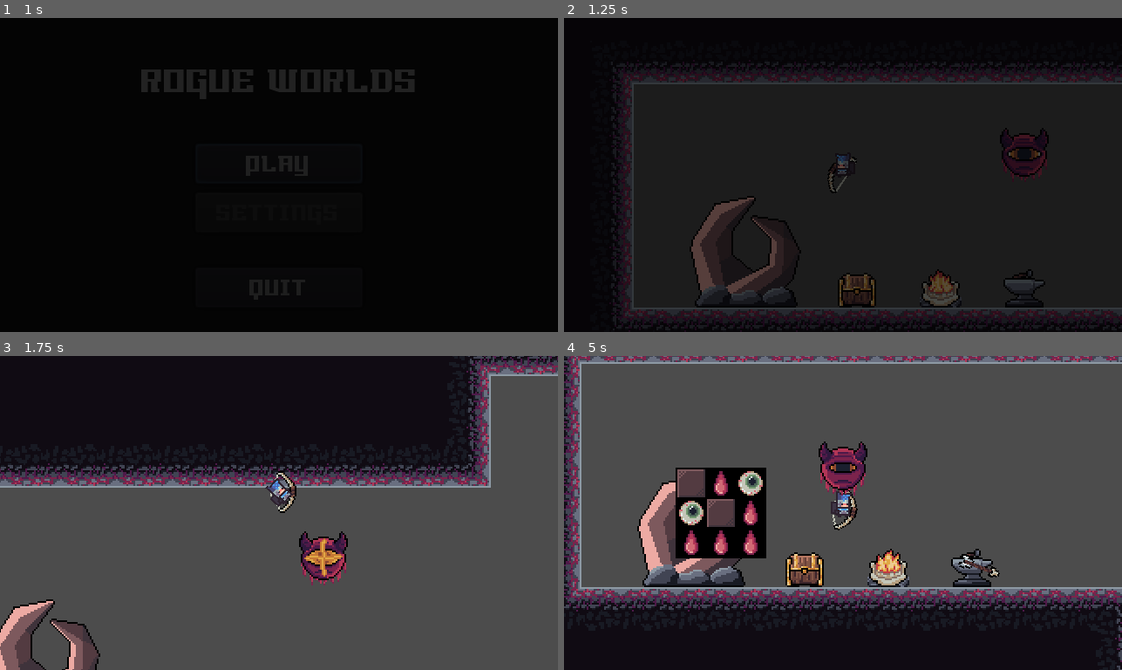
Above: before the commit, frames 1-4 (two rows, left to right).
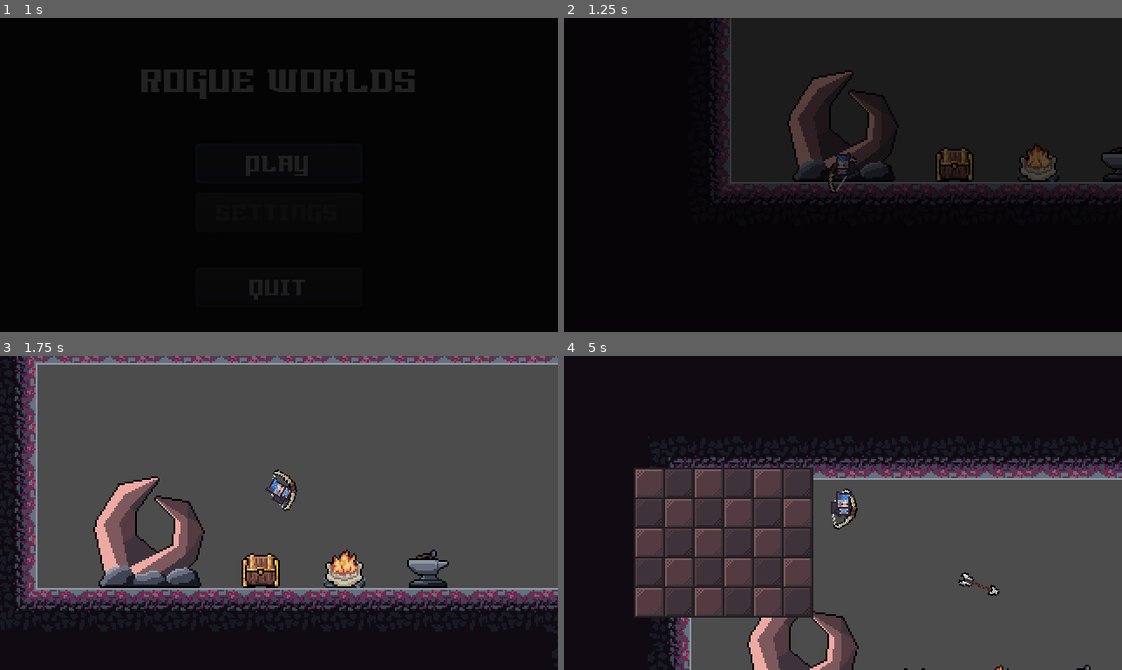
Above: after the commit, the same moments.

Repository: Riudin/Rogue-Worlds
Game: Godot game, scene res://MainScenes/Menu.tscn
Two runs of this game, one before a commit and one after it. Both use one fixed random seed, a clock stepped at 60 frames per second and the inputs below.
Inputs (mouse positions are in pixels of both pictures, inside the frame that each line leads up to):
- Up to frame 1 (1 s): click "PLAY" at 0.5 s
- Up to frame 2 (1.25 s): no input
- Up to frame 3 (1.75 s): move the mouse to (401, 497) at 1.27 s; press the mouse at (401, 497) at 1.28 s; hold E (dash_right) from 1.28 s (still down); tap Space (jump) at 1.52 s
- Up to frame 4 (5 s): move the mouse to (731, 528) at 2.02 s; release the mouse at (731, 528) at 2.03 s; click (731, 528) at 2.1 s; tap Space (jump) at 2.27, 3.77, 4.52 s; move the mouse to (898, 443) at 2.77 s; release E (dash_right) at 2.78 s; press the mouse at (898, 443) at 2.78 s; hold Q (dash_left) 2.78-3.53 s; move the mouse to (815, 575) at 3.52 s; release the mouse at (815, 575) at 3.53 s; hold E (dash_right) from 3.53 s (still down); click (815, 575) at 3.6 s; move the mouse to (1010, 560) at 4.27 s; press the mouse at (1010, 560) at 4.28 s; tap Tab (open_inventory) at 4.9 s

Frame 1 is identical in both runs. In frame 2, 11% of the frame differs, in the area x 10-100%, y 0-97%; in frame 3, 66%; in frame 4, 72%, in the area x 0-100%, y 0-100%.

Commit message:
Inventory working as intended
you can stack, fill stacks, full stacks won't move, swap items and so on. next step is picking up items and letting them go again

Diff:
--- /dev/null
+++ b/Godot Project/Autoload/Events.gd
@@ -0,0 +1,8 @@
+extends Node
+
+
+### Ingame Signals
+
+
+### UI Signals
+signal inventory_changed(state)
--- a/Godot Project/Enemies/Enemy.gd
+++ b/Godot Project/Enemies/Enemy.gd
@@ -206,8 +206,8 @@
 
 
 func accelerate_to_point(point, delta):
-	var direction = global_position.direction_to(point)
-	velocity = velocity.move_toward(direction * RUN_SPEED, ACCELERATION * delta)
+	var dir = global_position.direction_to(point)
+	velocity = velocity.move_toward(dir * RUN_SPEED, ACCELERATION * delta)
 	if velocity.x > 0:
 		facing_right = true
 	elif velocity.x < 0:
--- a/Godot Project/Inventory/Inventory.gd
+++ b/Godot Project/Inventory/Inventory.gd
@@ -6,7 +6,11 @@
 var drag_data = null
 
 export(Array, Resource) var items = [
-	null, null, null, null, null, null, null, null, null
+	null, null, null, null, null, null,
+	null, null, null, null, null, null,
+	null, null, null, null, null, null,
+	null, null, null, null, null, null,
+	null, null, null, null, null, null
 ]
 
 func set_item(item_index, item):
--- a/Godot Project/Inventory/Inventory.tres
+++ b/Godot Project/Inventory/Inventory.tres
@@ -1,9 +1,7 @@
-[gd_resource type="Resource" load_steps=4 format=2]
+[gd_resource type="Resource" load_steps=2 format=2]
 
 [ext_resource path="res://Inventory/Inventory.gd" type="Script" id=1]
-[ext_resource path="res://Items/Blood.tres" type="Resource" id=2]
-[ext_resource path="res://Items/Eye.tres" type="Resource" id=3]
 
 [resource]
 script = ExtResource( 1 )
-items = [ null, ExtResource( 2 ), ExtResource( 3 ), ExtResource( 3 ), null, ExtResource( 2 ), ExtResource( 2 ), ExtResource( 2 ), ExtResource( 2 ) ]
+items = [ null, null, null, null, null, null, null, null, null, null, null, null, null, null, null, null, null, null, null, null, null, null, null, null, null, null, null, null, null, null ]
--- a/Godot Project/Inventory/InventoryContainer.tscn
+++ b/Godot Project/Inventory/InventoryContainer.tscn
@@ -1,21 +1,232 @@
-[gd_scene load_steps=2 format=2]
+[gd_scene load_steps=4 format=2]
 
 [ext_resource path="res://Inventory/InventoryDisplay.tscn" type="PackedScene" id=1]
+[ext_resource path="res://Inventory/Assets/inventory_slot_a_bg.png" type="Texture" id=2]
+[ext_resource path="res://Inventory/Assets/inventory_slot_b_bg.png" type="Texture" id=3]
 
 [node name="InventoryContainer" type="ColorRect"]
-margin_right = 52.0
-margin_bottom = 52.0
-color = Color( 0, 0, 0, 1 )
+margin_right = 103.0
+margin_bottom = 86.0
+rect_min_size = Vector2( 103, 86 )
+color = Color( 0.121569, 0.121569, 0.121569, 1 )
 
 [node name="CenterContainer" type="CenterContainer" parent="."]
 anchor_right = 1.0
 anchor_bottom = 1.0
 mouse_filter = 2
+
+[node name="InventoryBG" type="GridContainer" parent="CenterContainer"]
+margin_left = 1.0
+margin_top = 1.0
+margin_right = 102.0
+margin_bottom = 85.0
+custom_constants/vseparation = 1
+custom_constants/hseparation = 1
+columns = 6
+
+[node name="TextureRect" type="TextureRect" parent="CenterContainer/InventoryBG"]
+margin_right = 16.0
+margin_bottom = 16.0
+texture = ExtResource( 2 )
+
+[node name="TextureRect2" type="TextureRect" parent="CenterContainer/InventoryBG"]
+margin_left = 17.0
+margin_right = 33.0
+margin_bottom = 16.0
+texture = ExtResource( 3 )
+
+[node name="TextureRect3" type="TextureRect" parent="CenterContainer/InventoryBG"]
+margin_left = 34.0
+margin_right = 50.0
+margin_bottom = 16.0
+texture = ExtResource( 2 )
+
+[node name="TextureRect4" type="TextureRect" parent="CenterContainer/InventoryBG"]
+margin_left = 51.0
+margin_right = 67.0
+margin_bottom = 16.0
+texture = ExtResource( 3 )
+
+[node name="TextureRect5" type="TextureRect" parent="CenterContainer/InventoryBG"]
+margin_left = 68.0
+margin_right = 84.0
+margin_bottom = 16.0
+texture = ExtResource( 2 )
+
+[node name="TextureRect6" type="TextureRect" parent="CenterContainer/InventoryBG"]
+margin_left = 85.0
+margin_right = 101.0
+margin_bottom = 16.0
+texture = ExtResource( 3 )
+
+[node name="TextureRect7" type="TextureRect" parent="CenterContainer/InventoryBG"]
+margin_top = 17.0
+margin_right = 16.0
+margin_bottom = 33.0
+texture = ExtResource( 3 )
+
+[node name="TextureRect8" type="TextureRect" parent="CenterContainer/InventoryBG"]
+margin_left = 17.0
+margin_top = 17.0
+margin_right = 33.0
+margin_bottom = 33.0
+texture = ExtResource( 2 )
+
+[node name="TextureRect9" type="TextureRect" parent="CenterContainer/InventoryBG"]
+margin_left = 34.0
+margin_top = 17.0
+margin_right = 50.0
+margin_bottom = 33.0
+texture = ExtResource( 3 )
+
+[node name="TextureRect10" type="TextureRect" parent="CenterContainer/InventoryBG"]
+margin_left = 51.0
+margin_top = 17.0
+margin_right = 67.0
+margin_bottom = 33.0
+texture = ExtResource( 2 )
+
+[node name="TextureRect11" type="TextureRect" parent="CenterContainer/InventoryBG"]
+margin_left = 68.0
+margin_top = 17.0
+margin_right = 84.0
+margin_bottom = 33.0
+texture = ExtResource( 3 )
+
+[node name="TextureRect12" type="TextureRect" parent="CenterContainer/InventoryBG"]
+margin_left = 85.0
+margin_top = 17.0
+margin_right = 101.0
+margin_bottom = 33.0
+texture = ExtResource( 2 )
+
+[node name="TextureRect13" type="TextureRect" parent="CenterContainer/InventoryBG"]
+margin_top = 34.0
+margin_right = 16.0
+margin_bottom = 50.0
+texture = ExtResource( 2 )
+
+[node name="TextureRect14" type="TextureRect" parent="CenterContainer/InventoryBG"]
+margin_left = 17.0
+margin_top = 34.0
+margin_right = 33.0
+margin_bottom = 50.0
+texture = ExtResource( 3 )
+
+[node name="TextureRect15" type="TextureRect" parent="CenterContainer/InventoryBG"]
+margin_left = 34.0
+margin_top = 34.0
+margin_right = 50.0
+margin_bottom = 50.0
+texture = ExtResource( 2 )
+
+[node name="TextureRect16" type="TextureRect" parent="CenterContainer/InventoryBG"]
+margin_left = 51.0
+margin_top = 34.0
+margin_right = 67.0
+margin_bottom = 50.0
+texture = ExtResource( 3 )
+
+[node name="TextureRect17" type="TextureRect" parent="CenterContainer/InventoryBG"]
+margin_left = 68.0
+margin_top = 34.0
+margin_right = 84.0
+margin_bottom = 50.0
+texture = ExtResource( 2 )
+
+[node name="TextureRect18" type="TextureRect" parent="CenterContainer/InventoryBG"]
+margin_left = 85.0
+margin_top = 34.0
+margin_right = 101.0
+margin_bottom = 50.0
+texture = ExtResource( 3 )
+
+[node name="TextureRect19" type="TextureRect" parent="CenterContainer/InventoryBG"]
+margin_top = 51.0
+margin_right = 16.0
+margin_bottom = 67.0
+texture = ExtResource( 3 )
+
+[node name="TextureRect20" type="TextureRect" parent="CenterContainer/InventoryBG"]
+margin_left = 17.0
+margin_top = 51.0
+margin_right = 33.0
+margin_bottom = 67.0
+texture = ExtResource( 2 )
+
+[node name="TextureRect21" type="TextureRect" parent="CenterContainer/InventoryBG"]
+margin_left = 34.0
+margin_top = 51.0
+margin_right = 50.0
+margin_bottom = 67.0
+texture = ExtResource( 3 )
+
+[node name="TextureRect22" type="TextureRect" parent="CenterContainer/InventoryBG"]
+margin_left = 51.0
+margin_top = 51.0
+margin_right = 67.0
+margin_bottom = 67.0
+texture = ExtResource( 2 )
+
+[node name="TextureRect23" type="TextureRect" parent="CenterContainer/InventoryBG"]
+margin_left = 68.0
+margin_top = 51.0
+margin_right = 84.0
+margin_bottom = 67.0
+texture = ExtResource( 3 )
+
+[node name="TextureRect24" type="TextureRect" parent="CenterContainer/InventoryBG"]
+margin_left = 85.0
+margin_top = 51.0
+margin_right = 101.0
+margin_bottom = 67.0
+texture = ExtResource( 2 )
+
+[node name="TextureRect25" type="TextureRect" parent="CenterContainer/InventoryBG"]
+margin_top = 68.0
+margin_right = 16.0
+margin_bottom = 84.0
+texture = ExtResource( 2 )
+
+[node name="TextureRect26" type="TextureRect" parent="CenterContainer/InventoryBG"]
+margin_left = 17.0
+margin_top = 68.0
+margin_right = 33.0
+margin_bottom = 84.0
+texture = ExtResource( 3 )
+
+[node name="TextureRect27" type="TextureRect" parent="CenterContainer/InventoryBG"]
+margin_left = 34.0
+margin_top = 68.0
+margin_right = 50.0
+margin_bottom = 84.0
+texture = ExtResource( 2 )
+
+[node name="TextureRect28" type="TextureRect" parent="CenterContainer/InventoryBG"]
+margin_left = 51.0
+margin_top = 68.0
+margin_right = 67.0
+margin_bottom = 84.0
+texture = ExtResource( 3 )
+
+[node name="TextureRect29" type="TextureRect" parent="CenterContainer/InventoryBG"]
+margin_left = 68.0
+margin_top = 68.0
+margin_right = 84.0
+margin_bottom = 84.0
+texture = ExtResource( 2 )
+
+[node name="TextureRect30" type="TextureRect" parent="CenterContainer/InventoryBG"]
+margin_left = 85.0
+margin_top = 68.0
+margin_right = 101.0
+margin_bottom = 84.0
+texture = ExtResource( 3 )
 
 [node name="InventoryDisplay" parent="CenterContainer" instance=ExtResource( 1 )]
 anchor_right = 0.0
 anchor_bottom = 0.0
 margin_left = 1.0
 margin_top = 1.0
-margin_right = 51.0
-margin_bottom = 51.0
+margin_right = 102.0
+margin_bottom = 85.0
--- a/Godot Project/Inventory/InventoryDisplay.tscn
+++ b/Godot Project/Inventory/InventoryDisplay.tscn
@@ -8,71 +8,234 @@
 anchor_bottom = 1.0
 custom_constants/vseparation = 1
 custom_constants/hseparation = 1
-columns = 3
+columns = 6
 script = ExtResource( 2 )
 
 [node name="InventorySlotDisplay" parent="." instance=ExtResource( 1 )]
 anchor_right = 0.0
 anchor_bottom = 0.0
-margin_right = 106.0
-margin_bottom = 60.0
+margin_right = 53.0
+margin_bottom = 36.0
 
 [node name="InventorySlotDisplay2" parent="." instance=ExtResource( 1 )]
 anchor_right = 0.0
 anchor_bottom = 0.0
-margin_left = 107.0
-margin_right = 213.0
-margin_bottom = 60.0
+margin_left = 54.0
+margin_right = 107.0
+margin_bottom = 36.0
 
 [node name="InventorySlotDisplay3" parent="." instance=ExtResource( 1 )]
 anchor_right = 0.0
 anchor_bottom = 0.0
-margin_left = 214.0
-margin_right = 320.0
-margin_bottom = 60.0
+margin_left = 108.0
+margin_right = 161.0
+margin_bottom = 36.0
 
 [node name="InventorySlotDisplay4" parent="." instance=ExtResource( 1 )]
 anchor_right = 0.0
 anchor_bottom = 0.0
-margin_top = 61.0
-margin_right = 106.0
-margin_bottom = 120.0
+margin_left = 162.0
+margin_right = 214.0
+margin_bottom = 36.0
 
 [node name="InventorySlotDisplay5" parent="." instance=ExtResource( 1 )]
 anchor_right = 0.0
 anchor_bottom = 0.0
-margin_left = 107.0
-margin_top = 61.0
-margin_right = 213.0
-margin_bottom = 120.0
+margin_left = 215.0
+margin_right = 267.0
+margin_bottom = 36.0
 
 [node name="InventorySlotDisplay6" parent="." instance=ExtResource( 1 )]
 anchor_right = 0.0
 anchor_bottom = 0.0
-margin_left = 214.0
-margin_top = 61.0
-margin_right = 320.0
-margin_bottom = 120.0
+margin_left = 268.0
+margin_right = 320.0
+margin_bottom = 36.0
 
 [node name="InventorySlotDisplay7" parent="." instance=ExtResource( 1 )]
 anchor_right = 0.0
 anchor_bottom = 0.0
-margin_top = 121.0
-margin_right = 106.0
-margin_bottom = 180.0
+margin_top = 37.0
+margin_right = 53.0
+margin_bottom = 72.0
 
 [node name="InventorySlotDisplay8" parent="." instance=ExtResource( 1 )]
 anchor_right = 0.0
 anchor_bottom = 0.0
-margin_left = 107.0
-margin_top = 121.0
-margin_right = 213.0
-margin_bottom = 180.0
+margin_left = 54.0
+margin_top = 37.0
+margin_right = 107.0
+margin_bottom = 72.0
 
 [node name="InventorySlotDisplay9" parent="." instance=ExtResource( 1 )]
 anchor_right = 0.0
 anchor_bottom = 0.0
-margin_left = 214.0
-margin_top = 121.0
-margin_right = 320.0
-margin_bottom = 180.0
+margin_left = 108.0
+margin_top = 37.0
+margin_right = 161.0
+margin_bottom = 72.0
+
+[node name="InventorySlotDisplay10" parent="." instance=ExtResource( 1 )]
+anchor_right = 0.0
+anchor_bottom = 0.0
+margin_left = 162.0
+margin_top = 37.0
+margin_right = 214.0
+margin_bottom = 72.0
+
+[node name="InventorySlotDisplay11" parent="." instance=ExtResource( 1 )]
+anchor_right = 0.0
+anchor_bottom = 0.0
+margin_left = 215.0
+margin_top = 37.0
+margin_right = 267.0
+margin_bottom = 72.0
+
+[node name="InventorySlotDisplay12" parent="." instance=ExtResource( 1 )]
+anchor_right = 0.0
+anchor_bottom = 0.0
+margin_left = 268.0
+margin_top = 37.0
+margin_right = 320.0
+margin_bottom = 72.0
+
+[node name="InventorySlotDisplay13" parent="." instance=ExtResource( 1 )]
+anchor_right = 0.0
+anchor_bottom = 0.0
+margin_top = 73.0
+margin_right = 53.0
+margin_bottom = 108.0
+
+[node name="InventorySlotDisplay14" parent="." instance=ExtResource( 1 )]
+anchor_right = 0.0
+anchor_bottom = 0.0
+margin_left = 54.0
+margin_top = 73.0
+margin_right = 107.0
+margin_bottom = 108.0
+
+[node name="InventorySlotDisplay15" parent="." instance=ExtResource( 1 )]
+anchor_right = 0.0
+anchor_bottom = 0.0
+margin_left = 108.0
+margin_top = 73.0
+margin_right = 161.0
+margin_bottom = 108.0
+
+[node name="InventorySlotDisplay16" parent="." instance=ExtResource( 1 )]
+anchor_right = 0.0
+anchor_bottom = 0.0
+margin_left = 162.0
+margin_top = 73.0
+margin_right = 214.0
+margin_bottom = 108.0
+
+[node name="InventorySlotDisplay17" parent="." instance=ExtResource( 1 )]
+anchor_right = 0.0
+anchor_bottom = 0.0
+margin_left = 215.0
+margin_top = 73.0
+margin_right = 267.0
+margin_bottom = 108.0
+
+[node name="InventorySlotDisplay18" parent="." instance=ExtResource( 1 )]
+anchor_right = 0.0
+anchor_bottom = 0.0
+margin_left = 268.0
+margin_top = 73.0
+margin_right = 320.0
+margin_bottom = 108.0
+
+[node name="InventorySlotDisplay19" parent="." instance=ExtResource( 1 )]
+anchor_right = 0.0
+anchor_bottom = 0.0
+margin_top = 109.0
+margin_right = 53.0
+margin_bottom = 144.0
+
+[node name="InventorySlotDisplay20" parent="." instance=ExtResource( 1 )]
+anchor_right = 0.0
+anchor_bottom = 0.0
+margin_left = 54.0
+margin_top = 109.0
+margin_right = 107.0
+margin_bottom = 144.0
+
+[node name="InventorySlotDisplay21" parent="." instance=ExtResource( 1 )]
+anchor_right = 0.0
+anchor_bottom = 0.0
+margin_left = 108.0
+margin_top = 109.0
+margin_right = 161.0
+margin_bottom = 144.0
+
+[node name="InventorySlotDisplay22" parent="." instance=ExtResource( 1 )]
+anchor_right = 0.0
+anchor_bottom = 0.0
+margin_left = 162.0
+margin_top = 109.0
+margin_right = 214.0
+margin_bottom = 144.0
+
+[node name="InventorySlotDisplay23" parent="." instance=ExtResource( 1 )]
+anchor_right = 0.0
+anchor_bottom = 0.0
+margin_left = 215.0
+margin_top = 109.0
+margin_right = 267.0
+margin_bottom = 144.0
+
+[node name="InventorySlotDisplay24" parent="." instance=ExtResource( 1 )]
+anchor_right = 0.0
+anchor_bottom = 0.0
+margin_left = 268.0
+margin_top = 109.0
+margin_right = 320.0
+margin_bottom = 144.0
+
+[node name="InventorySlotDisplay25" parent="." instance=ExtResource( 1 )]
+anchor_right = 0.0
+anchor_bottom = 0.0
+margin_top = 145.0
+margin_right = 53.0
+margin_bottom = 180.0
+
+[node name="InventorySlotDisplay26" parent="." instance=ExtResource( 1 )]
+anchor_right = 0.0
+anchor_bottom = 0.0
+margin_left = 54.0
+margin_top = 145.0
+margin_right = 107.0
+margin_bottom = 180.0
+
+[node name="InventorySlotDisplay27" parent="." instance=ExtResource( 1 )]
+anchor_right = 0.0
+anchor_bottom = 0.0
+margin_left = 108.0
+margin_top = 145.0
+margin_right = 161.0
+margin_bottom = 180.0
+
+[node name="InventorySlotDisplay28" parent="." instance=ExtResource( 1 )]
+anchor_right = 0.0
+anchor_bottom = 0.0
+margin_left = 162.0
+margin_top = 145.0
+margin_right = 214.0
+margin_bottom = 180.0
+
+[node name="InventorySlotDisplay29" parent="." instance=ExtResource( 1 )]
+anchor_right = 0.0
+anchor_bottom = 0.0
+margin_left = 215.0
+margin_top = 145.0
+margin_right = 267.0
+margin_bottom = 180.0
+
+[node name="InventorySlotDisplay30" parent="." instance=ExtResource( 1 )]
+anchor_right = 0.0
+anchor_bottom = 0.0
+margin_left = 268.0
+margin_top = 145.0
+margin_right = 320.0
+margin_bottom = 180.0
--- a/Godot Project/Inventory/InventorySlotDisplay.gd
+++ b/Godot Project/Inventory/InventorySlotDisplay.gd
@@ -13,7 +13,7 @@
 		else:
 			itemAmountLabel.text = ""
 	else:
-		itemTextureRect.texture = load("res://Inventory/Assets/inventory_slot_a_bg.png")
+		itemTextureRect.texture = null    #load("res://Inventory/Assets/inventory_slot_a_bg.png")
 		itemAmountLabel.text = ""
 
 func get_drag_data(_position):
@@ -36,12 +36,30 @@
 	var my_item_index = get_index()
 	var my_item = inventory.items[my_item_index]
 
-	#allow stacking
+	# allow stacking
 	if my_item is Item and my_item.name == data.item.name and data.item.amount + my_item.amount <= data.item.max_stack_size:
 		my_item.amount += data.item.amount
 		inventory.emit_signal("items_changed", [my_item_index])
-
+	# if target stack is full, nothing happens (items still get swapped, but the amount is swapped as well)
+	elif my_item is Item and my_item.name == data.item.name and my_item.amount == my_item.max_stack_size:
+		print("stack full2")
+		var my_item_amount_old = my_item.amount
+		my_item.amount = data.item.amount
+		data.item.amount = my_item_amount_old
+		inventory.swap_items(my_item_index, data.item_index)
+		inventory.set_item(my_item_index, data.item)
+		inventory.emit_signal("items_changed", [my_item_index])
+	# allow filling up stacks
+	elif my_item is Item and my_item.name == data.item.name and data.item.amount < data.item.max_stack_size:
+		var transferable_amount = my_item.max_stack_size - my_item.amount
+		my_item.amount -= transferable_amount
+		data.item.amount += transferable_amount
+		inventory.swap_items(my_item_index, data.item_index)
+		inventory.set_item(my_item_index, data.item)
+		inventory.emit_signal("items_changed", [my_item_index])
 	else:
 		inventory.swap_items(my_item_index, data.item_index)
 		inventory.set_item(my_item_index, data.item)
 	inventory.drag_data = null
+#	print(my_item.amount, my_item.max_stack_size)
+#	print(data.item.amount, data.item.max_stack_size)
--- a/Godot Project/Inventory/InventorySlotDisplay.tscn
+++ b/Godot Project/Inventory/InventorySlotDisplay.tscn
@@ -1,6 +1,5 @@
-[gd_scene load_steps=5 format=2]
+[gd_scene load_steps=4 format=2]
 
-[ext_resource path="res://Inventory/Assets/inventory_slot_a_bg.png" type="Texture" id=1]
 [ext_resource path="res://Inventory/InventorySlotDisplay.gd" type="Script" id=2]
 [ext_resource path="res://Resources/Fonts/MILLENNIA.TTF" type="DynamicFontData" id=3]
 
@@ -21,7 +20,6 @@
 margin_right = 168.0
 margin_bottom = 98.0
 rect_min_size = Vector2( 16, 16 )
-texture = ExtResource( 1 )
 stretch_mode = 4
 
 [node name="ItemAmountLabel" type="Label" parent="ItemTextureRect"]
--- a/Godot Project/MainScenes/UI.gd
+++ b/Godot Project/MainScenes/UI.gd
@@ -7,4 +7,9 @@
 
 func _unhandled_input(event):
 	if event.is_action_pressed("open_inventory"):
-		inventoryContainer.visible = !inventoryContainer.visible
+		if inventoryContainer.visible == true:
+			inventoryContainer.visible = false
+			Events.emit_signal("inventory_changed", false)
+		else:
+			inventoryContainer.visible = true
+			Events.emit_signal("inventory_changed", true)
--- a/Godot Project/MainScenes/World.tscn
+++ b/Godot Project/MainScenes/World.tscn
@@ -16,26 +16,27 @@
 visible = false
 anchor_top = 0.5
 anchor_bottom = 0.5
-margin_left = 64.0
+margin_left = 40.0
 margin_top = -26.0
-margin_right = 116.0
-margin_bottom = 26.0
+margin_right = 143.0
+margin_bottom = 60.0
 
 [node name="Level_2" parent="." instance=ExtResource( 2 )]
+position = Vector2( 192, -96 )
 
 [node name="Player" parent="." instance=ExtResource( 1 )]
-position = Vector2( 24, 112 )
+position = Vector2( 160, 88 )
 
 [node name="MonsterSpawner" type="Node2D" parent="."]
 
 [node name="BloodWorm" parent="MonsterSpawner" instance=ExtResource( 3 )]
-position = Vector2( 568, 248 )
+position = Vector2( 960, 160 )
 
 [node name="BloodWorm2" parent="MonsterSpawner" instance=ExtResource( 3 )]
-position = Vector2( 360, 248 )
+position = Vector2( 552, 160 )
 
 [node name="BloodWorm3" parent="MonsterSpawner" instance=ExtResource( 3 )]
-position = Vector2( 744, 56 )
+position = Vector2( 928, -32 )
 
 [node name="EyeDude" parent="MonsterSpawner" instance=ExtResource( 4 )]
-position = Vector2( 128, 120 )
+position = Vector2( 616, -56 )
--- a/Godot Project/Player/Player.gd
+++ b/Godot Project/Player/Player.gd
@@ -33,10 +33,12 @@
 var stun = false
 var facing_right = true setget orient_sprites
 var FRICTION = 25
+var inventory_open = false
 
 
 func _ready():
 	animation_tree.active = true
+	Events.connect("inventory_changed", self, "_on_inventory_changed")
 
 
 func _physics_process(delta):
@@ -74,7 +76,7 @@
 	if Input.is_action_just_pressed("jump"):
 			jump()
 
-	if Input.is_action_pressed("fire"):
+	if Input.is_action_pressed("fire") and not inventory_open:
 		weapon.start_fire_animation()
 		var weapon_recoil = weapon.get_recoil()
 		if facing_right and weapon.can_fire:
@@ -173,3 +175,7 @@
 
 func _on_StunTimer_timeout():
 	stun = false
+
+
+func _on_inventory_changed(state):
+	inventory_open = state
--- a/Godot Project/project.godot
+++ b/Godot Project/project.godot
@@ -32,7 +32,8 @@
 
 [autoload]
 
-Transition="*res://Autoload/transition.gd"
+Transition="*res://Autoload/Transition.gd"
+Events="*res://Autoload/Events.gd"
 
 [display]
 
